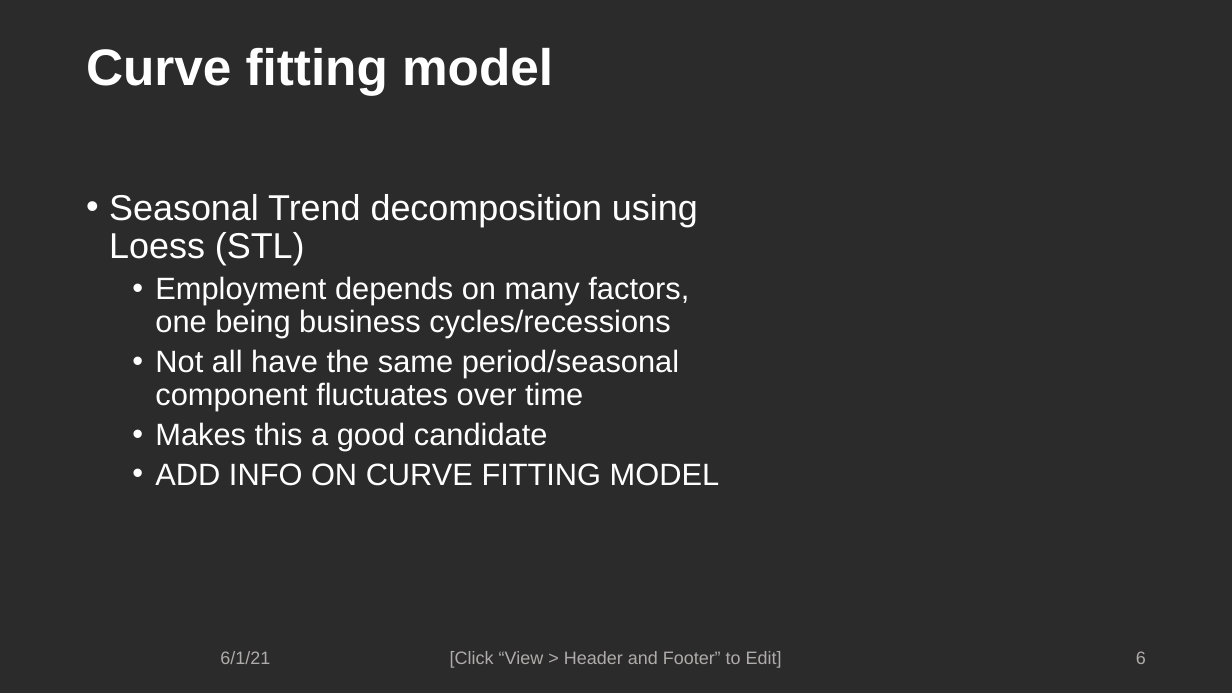
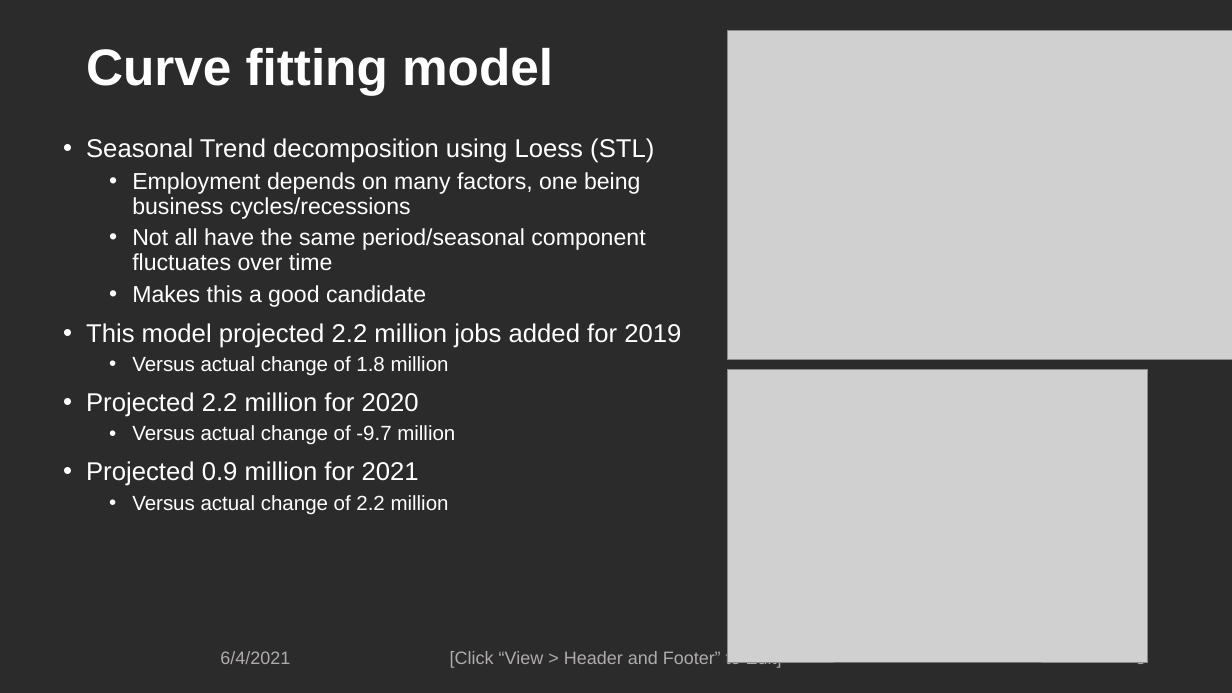
Before and after one commit to co237/forecasting_final, a slide deck: slide 6 of time_series_final_project_group10.pptx (slide 7 before the commit). Drawn at 1232x693 pixels with LibreOffice and Linux fonts; fonts in the diff are those of the drawing; grey boxes stand for pictures; background and template pictures are left out; a plain dark background stands for a picture behind light text. Boxes give left, top, right and bottom in pixels: in the first picture for what was removed or moved away, otherwise in the second. Text is boxed around its words. In the diff, an @@ line names an element or a change of style, - is before the commit and + after.

```diff
--- a/time_series_final_project_group10.pptx
+++ b/time_series_final_project_group10.pptx
@@ picture added at (728,30,1232,360) @@
@@ text "Seasonal Trend decomposition using Loess ...": place and size @@
-text "Seasonal Trend decomposition using Loess ..." at (109,194,720,486)
+text "Seasonal Trend decomposition using Loess ..." at (86,138,681,486)
@@ text at (86,138,654,307): size 28 to 20 pt in "Seasonal Trend decomposition using Loess (STL)"; size 24 to 18 pt in "Employment depends on many factors, one being ...", "Not all have the same period/seasonal component ...", "Makes this a good candidate" @@
@@ text at (86,323,681,486): text changed; size 24 to 20 pt @@
-  • ADD INFO ON CURVE FITTING MODEL
+• This model projected 2.2 million jobs added for 2019
+  • Versus actual change of 1.8 million
+• Projected 2.2 million for 2020
+  • Versus actual change of -9.7 million
+• Projected 0.9 million for 2021
+  • Versus actual change of 2.2 million
@@ picture added at (728,370,1148,663) @@
@@ text at (220,651,290,664): text changed @@
-6/1/21
+6/4/2021
@@ page number at (1136,662,1146,669): text changed @@
-6
+5
```
Also in this commit, not shown: 8 other slides changed, 1 slide added, 1 slide removed.
